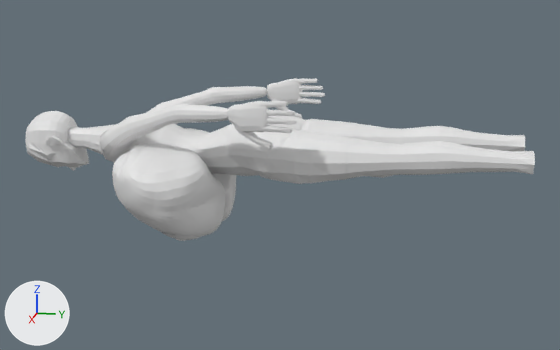
The OBJ model art/bust_review/bust_U.obj, before and after one commit.
Both versions are drawn from a 50 mm camera at (2.183, -0.359, 0.466) aimed at (-0.01, -0.798, -0.082). Arrows for +X, +Y and +Z are at lower left; the lights stay in place. The picture after the commit comes second. Where no turn or scale is listed for an object, it has been applied to the vertices. Vertices at exactly the same position are counted once.

In view in the first picture: 'Female_Body_1', 'Female_Body_2', 'Female_Body_22', 'Female_Body_31', 'Female_Body_4' and 1 more.
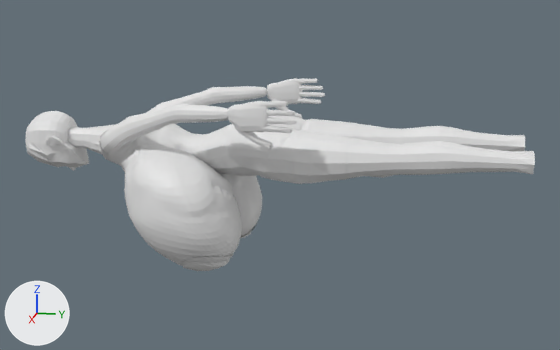
What differs and where, as boxes [x1, y1, x2, y2] in the pictures (560 x 350 px; the box of a moved part takes in the faces that stretch with it):
'Female_Body_31', reshaped (25% taller): before [99, 116, 358, 236]; after [99, 116, 358, 266]
'Female_Body_22', reshaped: before [161, 232, 201, 241]; after [182, 223, 257, 271]
'Female_Body_2', reshaped: before [120, 143, 233, 191]; after [127, 142, 240, 197]
part 2 of me_female_body_22, moved or reshaped: before [161, 232, 201, 241]; after [182, 254, 234, 271]
part 3 of me_female_body_31, moved or reshaped: before [111, 126, 258, 236]; after [111, 132, 262, 266]

Patch to the scene script:
```diff
--- a/art/bust_review/bust_U.obj.py
+++ b/art/bust_review/bust_U.obj.py
@@ me_female_body_2 @@
 # used by ob_female_body_2; location = (0.0, 0.0, 0.0)
-me_female_body_2.from_pydata(...)  # 7502 vertices, 14836 faces; spans x -0.285..0.285, y -1.263..-0.955, z -0.258..0.076
+me_female_body_2.from_pydata(...)  # 7502 vertices, 14836 faces; spans x -0.267..0.267, y -1.253..-0.887, z -0.331..0.076
+# me_female_body_2 part 1: 6929 of 7502 vertices moved; they spanned x -0.285..0.285, y -1.263..-0.955, z -0.258..0.065 and now span x -0.267..0.267, y -1.253..-0.887, z -0.331..0.065; mean shift (0.0, 0.014, -0.012); largest move (0.149, -1.068, -0.237) -> (0.17, -0.958, -0.316)
@@ me_female_body_22 @@
 # used by ob_female_body_22; location = (0.0, 0.0, 0.0)
-me_female_body_22.from_pydata(...)  # 482 vertices, 912 faces; spans x -0.215..0.215, y -1.111..-1.005, z -0.261..-0.211
+me_female_body_22.from_pydata(...)  # 482 vertices, 912 faces; spans x -0.24..0.24, y -1.043..-0.903, z -0.34..-0.263
+# me_female_body_22 part 2: 241 of 482 vertices moved; they spanned x 0.084..0.215, y -1.111..-1.005, z -0.261..-0.211 and now span x 0.078..0.24, y -1.043..-0.903, z -0.339..-0.263; mean shift (0.016, 0.107, -0.068); largest move (0.142, -1.08, -0.245) -> (0.162, -0.974, -0.334)
+# other edits to the shape of me_female_body_22 do not show in these pictures
@@ me_female_body_31 @@
 # used by ob_female_body_31; location = (0.0, 0.0, 0.0)
-me_female_body_31.from_pydata(...)  # 10908 vertices, 21738 faces; spans x -0.29..0.29, y -1.335..-0.582, z -0.262..0.098
+me_female_body_31.from_pydata(...)  # 10908 vertices, 21738 faces; spans x -0.272..0.271, y -1.335..-0.582, z -0.336..0.098
+# me_female_body_31 part 3: 7665 of 10908 vertices moved; they spanned x -0.29..0.29, y -1.321..-0.833, z -0.262..0.067 and now span x -0.272..0.271, y -1.322..-0.832, z -0.336..0.066; mean shift (0.0, 0.013, -0.011); largest move (0.152, -1.068, -0.24) -> (0.173, -0.957, -0.319)
```
